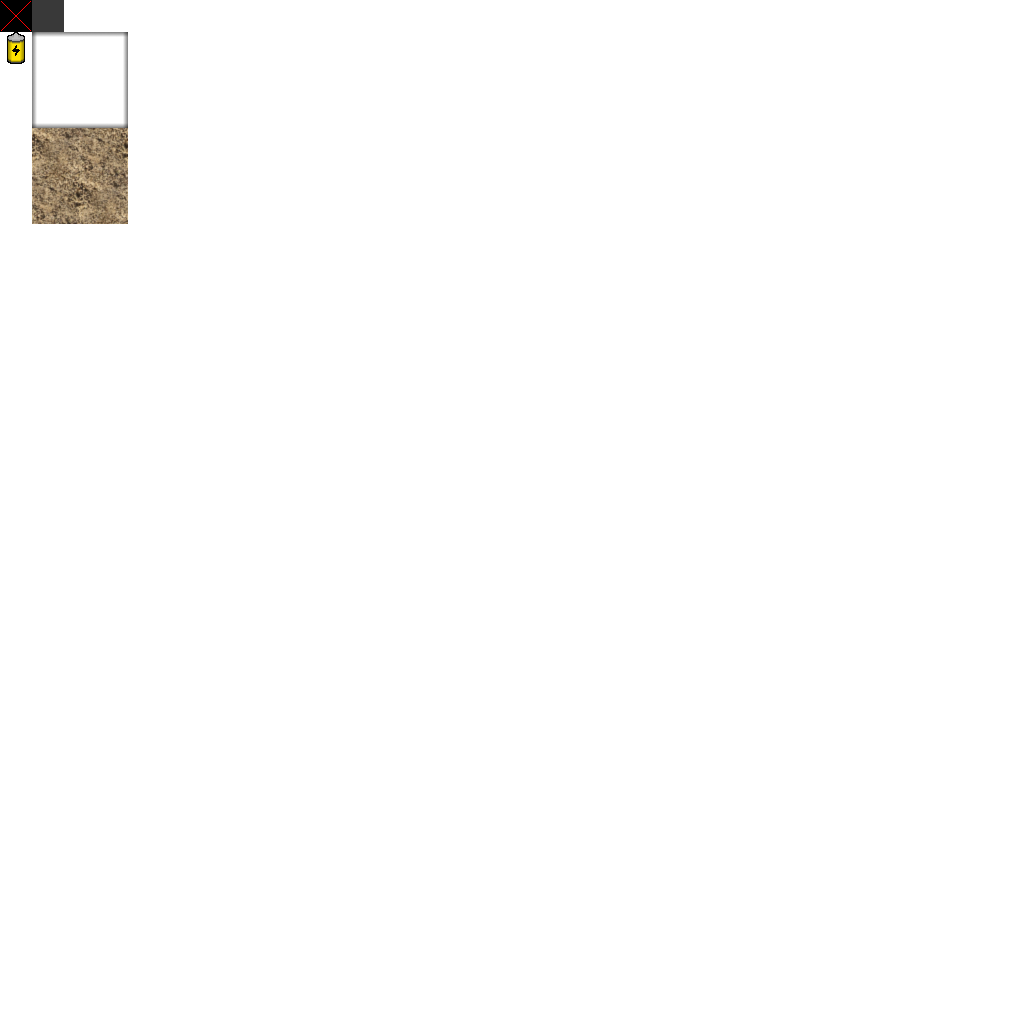
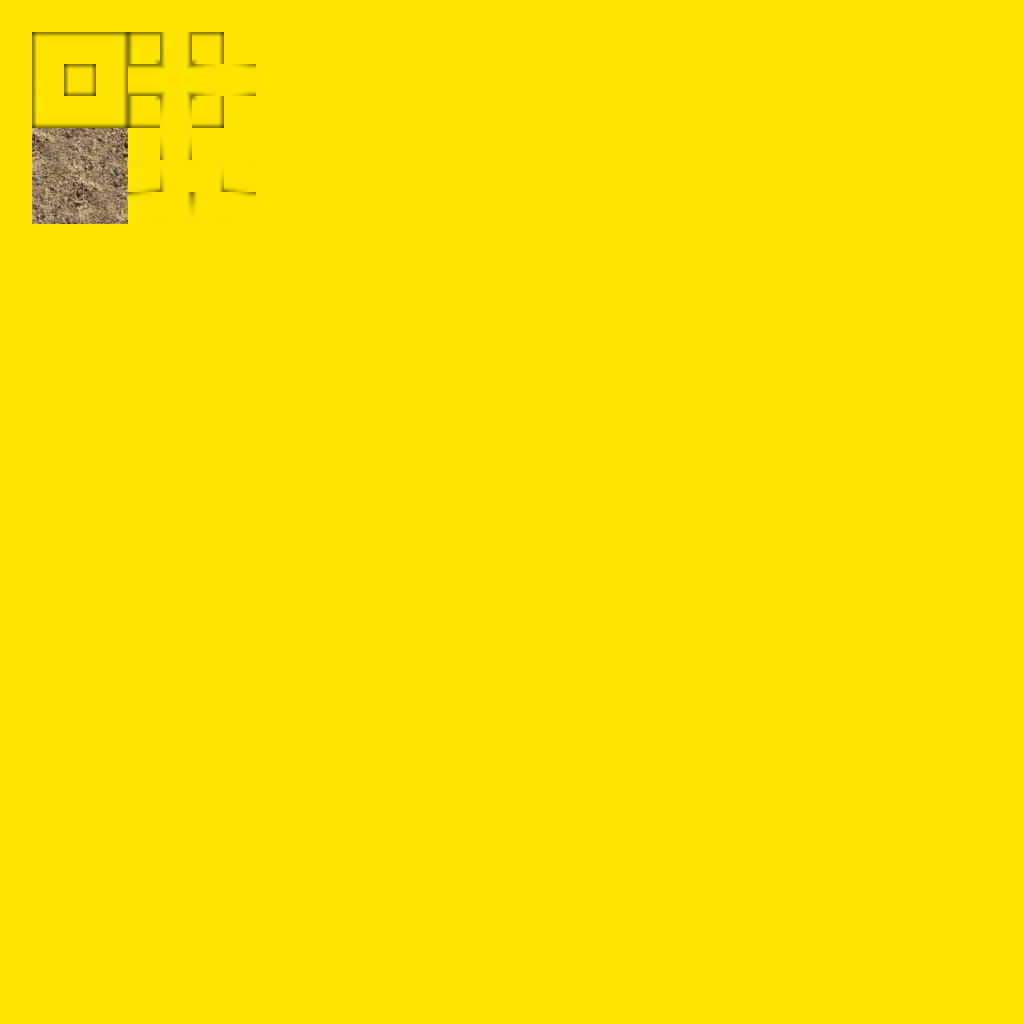
Layers edited between the first and the second 1024px x 1024px image:
moved "TexturesCom_SoilSand0108_2_S.jpg-Kopie #1" above "Ebene", painted on it over [32, 32, 256, 224]
painted on "Ebene" over [0, 0, 1024, 1024]
